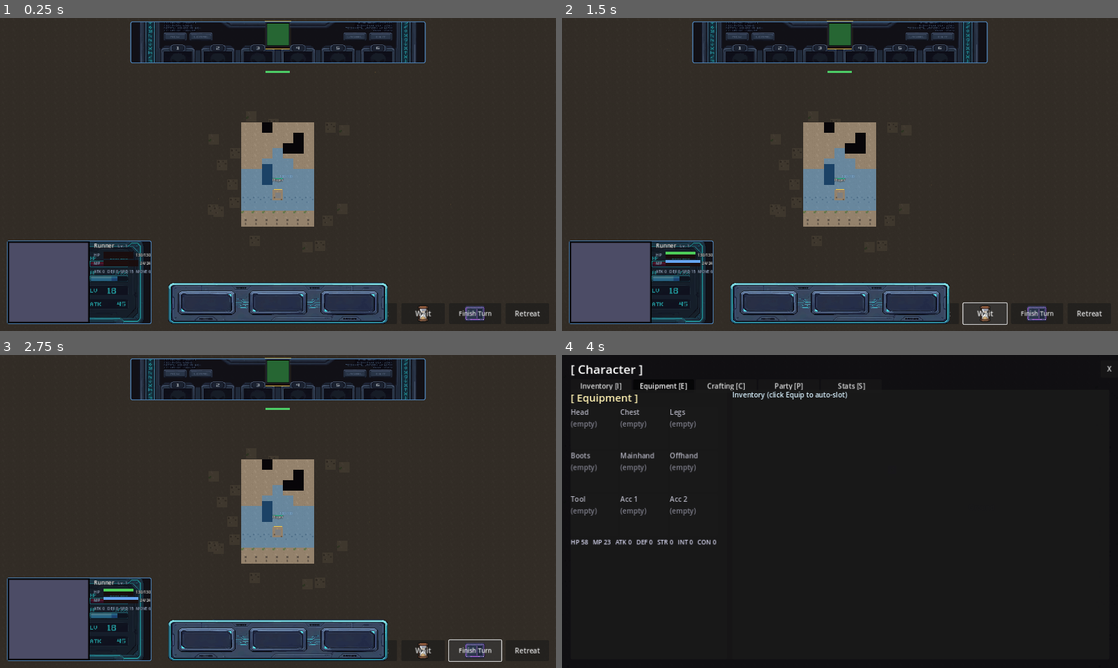
Above: before the commit, frames 1-4 (two rows, left to right).
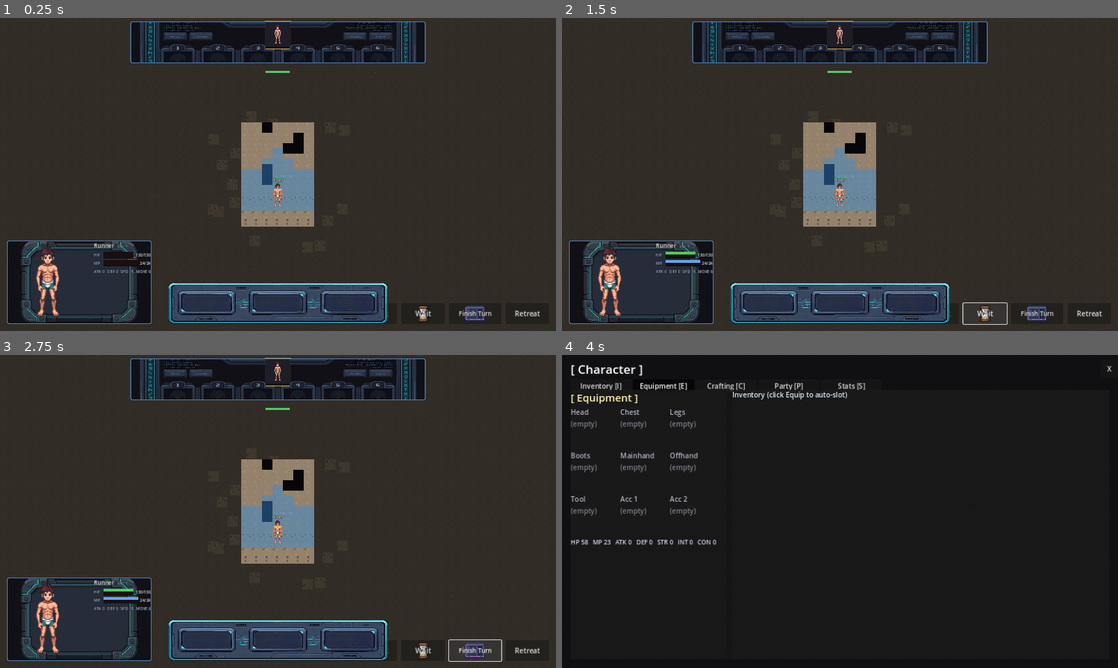
Above: after the commit, the same moments.

Repository: AhmiDarrow/FallenEarth
Game: Godot game, scene res://scenes/TacticalCombat.tscn
Two runs of this game, one before a commit and one after it. Both use one fixed random seed, a clock stepped at 60 frames per second and the inputs below. This scene is started directly instead of the project's main scene.
Inputs (mouse positions are in pixels of both pictures, inside the frame that each line leads up to):
- Up to frame 1 (0.25 s): no input
- Up to frame 2 (1.5 s): click "Attack" at 0.5 s; click "Wait" at 1.25 s
- Up to frame 3 (2.75 s): click "Finish Turn" at 2 s
- Up to frame 4 (4 s): click "Retreat" at 2.75 s; tap Enter at 3.5 s; move the mouse to (962, 495) at 3.52 s; hold Right from 3.53 s (still down); tap E at 3.6 s; click (962, 495) at 3.67 s; tap Space at 3.77 s

The runs differ from the first frame. In frame 1, 5.2% of the frame differs, in the area x 1-52%, y 1-98%; in frame 2, 5.2%; in frame 3, 5.2%; in frame 4, nothing differs.

Commit message:
fix(battle): portrait paths, SkillBar slot rendering, clean unit card
Four issues from the latest screenshot, all addressed:

1. Portrait paths were wrong across the board. _character_race_dir
   returns 'human' (or 'mutant', 'cyborg', etc.) but the actual
   character folder is {race}_{gender} (e.g. 'human_male'). The
   path construction 'res://assets/characters/{race_dir}/{race_dir}_{gender}_S.png'
   produced 'human/human_male_S.png' which doesn't exist. Fixed
   in TurnOrderBar.gd, UnitInfoCard.gd, BattleHUD.gd, and
   BattleUnit.gd to use '{race}_{gender}/{race}_{gender}_S.png'.
   Player and enemy unit sprites, plus the turn-order bar and
   unit card portraits, now load correctly.

2. SkillBar slots appeared empty because the Button child of each
   slot was covering the Icon/Hotkey/Name/MP labels. Refactored
   _make_slot to make the Button itself the slot (flat, no text,
   no icon) and add the visual children directly to it. Now the
   icon, hotkey badge, name, and MP cost all render.

3. Regenerated unit_card.png (now 20.5 KB) as a clean empty sci-fi
   frame with no baked-in HP/AP/LV/ATK stats. The previous version
   had decorative stats at alpha 0.55 that bled through behind
   the live UnitInfoCard content.

Diff:
--- a/scripts/combat/BattleHUD.gd
+++ b/scripts/combat/BattleHUD.gd
@@ -253,8 +253,7 @@
 	if team == "player":
 		var race: String = str(unit.get("race", "human")).to_lower()
 		var gender: String = str(unit.get("gender", "male")).to_lower()
-		var race_dir: String = _character_race_dir(race)
-		path = "res://assets/characters/%s/%s_%s_S.png" % [race_dir, race_dir, gender]
+		path = "res://assets/characters/%s_%s/%s_%s_S.png" % [race, gender, race, gender]
 	else:
 		var sprite_id: String = str(unit.get("sprite_id", unit.get("id", "")))
 		path = "res://assets/mobs/%s.png" % sprite_id
--- a/scripts/combat/BattleUnit.gd
+++ b/scripts/combat/BattleUnit.gd
@@ -151,8 +151,8 @@
 	if team == "player":
 		var race: String = str(unit.get("race", "human")).to_lower()
 		var gender: String = str(unit.get("gender", "male")).to_lower()
-		var race_dir: String = _character_race_dir(race)
-		path = "%s%s/%s_%s_S.png" % [CHAR_FOLDER, race_dir, race_dir, gender]
+		# Folder structure is {race}_{gender}/{race}_{gender}_S.png
+		path = "%s%s_%s/%s_%s_S.png" % [CHAR_FOLDER, race, gender, race, gender]
 	else:
 		var sprite_id: String = str(unit.get("sprite_id", unit.get("id", "")))
 		path = SPRITE_FOLDER + sprite_id + ".png"
--- a/scripts/combat/SkillBar.gd
+++ b/scripts/combat/SkillBar.gd
@@ -101,20 +101,17 @@
 
 
 func _make_slot(hotkey: int) -> Control:
-	# Outer container so we can absolutely-position the hotkey badge
-	# in the top-left without breaking the button's hit area.
-	var slot := Control.new()
+	# Make the slot a Button so the whole area is clickable. Add
+	# visual children (icon, hotkey, name, MP) to the Button; since
+	# they're added after the Button's own internals, they render
+	# on top of any default stylebox.
+	var slot := Button.new()
+	slot.name = "Slot_%d" % hotkey
 	slot.custom_minimum_size = Vector2(160, 80)
-	slot.mouse_filter = Control.MOUSE_FILTER_PASS
-	# Clickable button
-	var btn := Button.new()
-	btn.name = "Button"
-	btn.anchor_right = 1.0
-	btn.anchor_bottom = 1.0
-	btn.flat = true
-	btn.mouse_filter = Control.MOUSE_FILTER_STOP
-	slot.add_child(btn)
-	_slot_buttons.append(btn)
+	slot.flat = true
+	slot.focus_mode = Control.FOCUS_NONE
+	slot.mouse_filter = Control.MOUSE_FILTER_STOP
+	_slot_buttons.append(slot)
 	# Icon (top-center)
 	var icon := TextureRect.new()
 	icon.name = "Icon"
--- a/scripts/combat/TurnOrderBar.gd
+++ b/scripts/combat/TurnOrderBar.gd
@@ -213,8 +213,8 @@
 	if team == "player":
 		var race: String = str(unit.get("race", "human")).to_lower()
 		var gender: String = str(unit.get("gender", "male")).to_lower()
-		var race_dir := _character_race_dir(race)
-		path = "res://assets/characters/%s/%s_%s_S.png" % [race_dir, race_dir, gender]
+		# Folder structure is {race}_{gender}/{race}_{gender}_S.png
+		path = "res://assets/characters/%s_%s/%s_%s_S.png" % [race, gender, race, gender]
 	else:
 		var sprite_id: String = str(unit.get("sprite_id", unit.get("id", "")))
 		path = "res://assets/mobs/%s.png" % sprite_id
--- a/scripts/combat/UnitInfoCard.gd
+++ b/scripts/combat/UnitInfoCard.gd
@@ -235,8 +235,7 @@
 	if team == "player":
 		var race: String = str(unit.get("race", "human")).to_lower()
 		var gender: String = str(unit.get("gender", "male")).to_lower()
-		var race_dir := _character_race_dir(race)
-		path = "res://assets/characters/%s/%s_%s_S.png" % [race_dir, race_dir, gender]
+		path = "res://assets/characters/%s_%s/%s_%s_S.png" % [race, gender, race, gender]
 	else:
 		var sprite_id: String = str(unit.get("sprite_id", unit.get("id", "")))
 		path = "res://assets/mobs/%s.png" % sprite_id
Binary file changed: assets/battle_ui/unit_card.png
